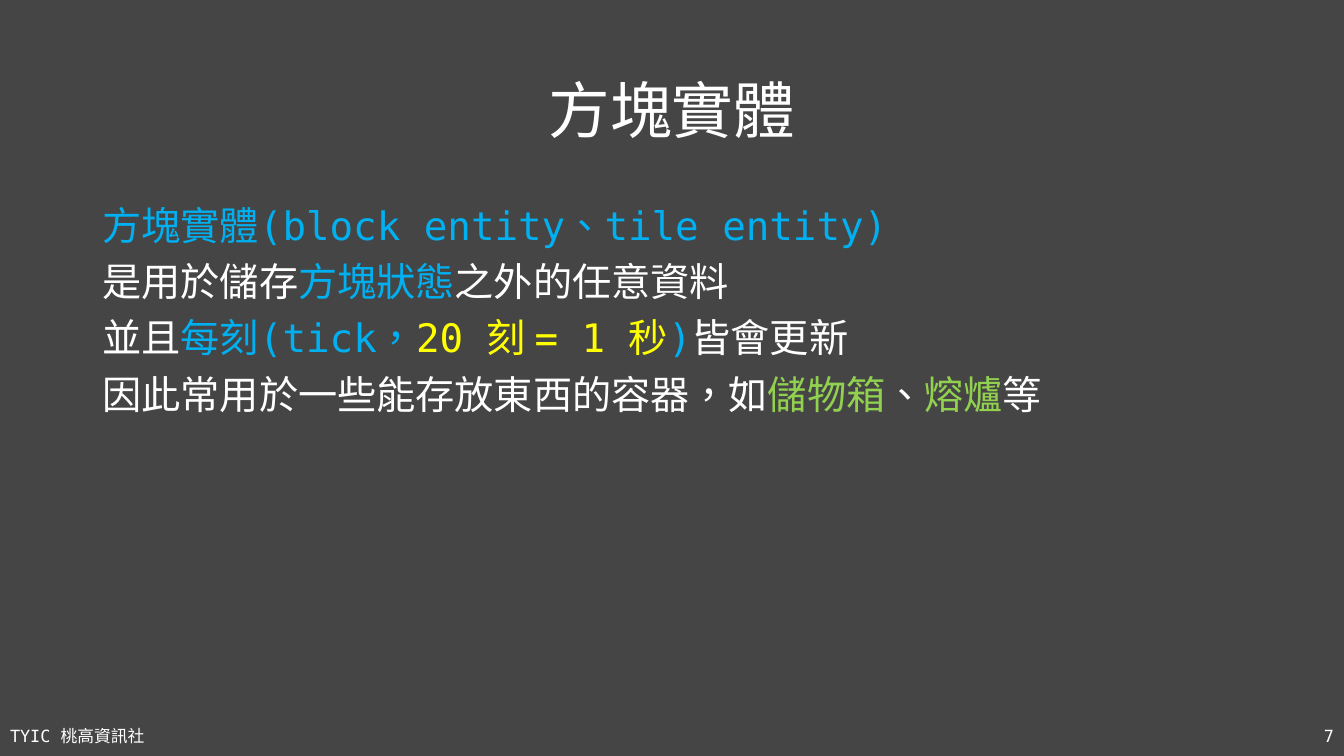
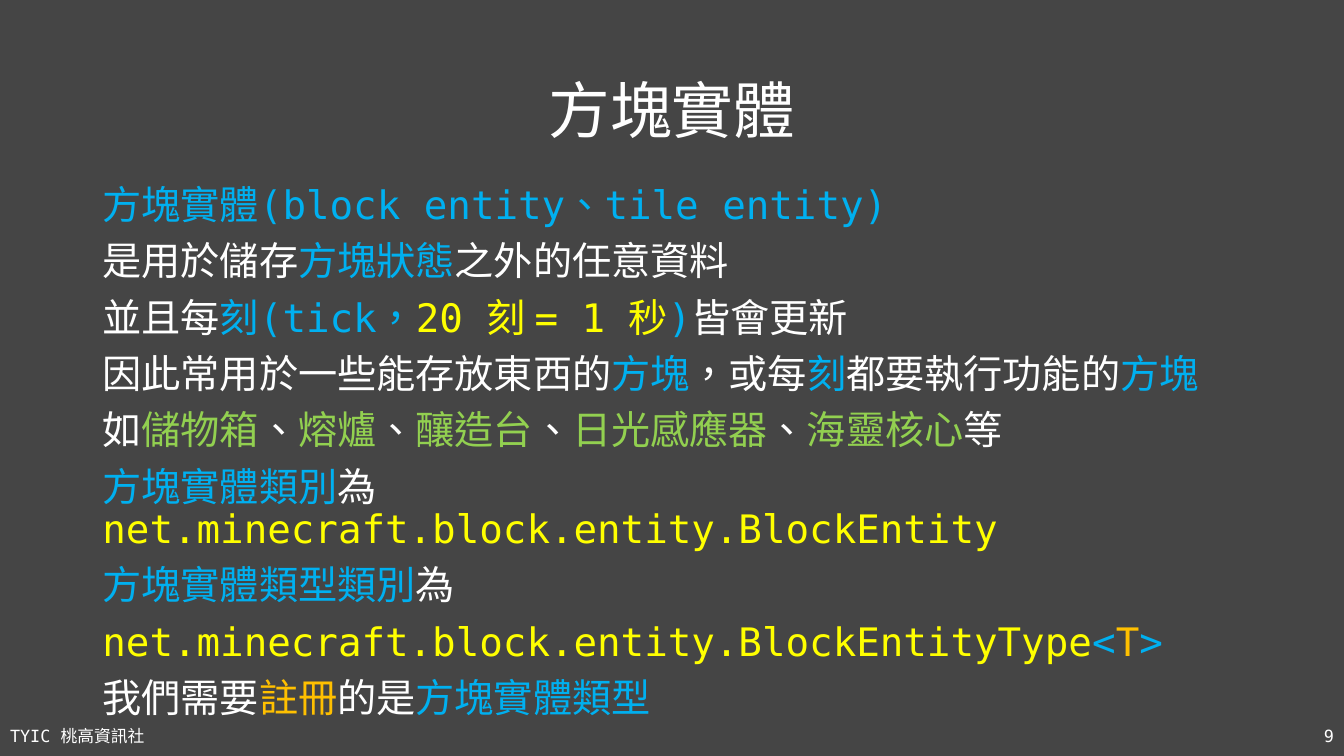
Before and after one commit to TYSHIC/slides, a slide deck: slide 9 of ppt/54_Java 專案：NBT.pptx (slide 7 before the commit). Drawn at 1344x756 pixels with LibreOffice and Linux fonts; fonts in the diff are those of the drawing. Boxes give left, top, right and bottom in pixels: in the first picture for what was removed or moved away, otherwise in the second. Text is boxed around its words. In the diff, an @@ line names an element or a change of style, - is before the commit and + after.

```diff
--- a/ppt/54_Java 專案：NBT.pptx
+++ b/ppt/54_Java 專案：NBT.pptx
@@ text "方塊實體(block entity、tile entity)": place and size @@
-text "方塊實體(block entity、tile entity)" at (102,207,1041,412)
+text "方塊實體(block entity、tile entity)" at (102,186,1198,716)
@@ text at (102,299,848,337): text colour #00B0F0 to #FFFFFF in "並且每刻(tick，20" @@
@@ text at (102,355,1198,716): text changed; text colour #FFFFFF to #FFFF00 @@
-因此常用於一些能存放東西的容器，如儲物箱、熔爐等
+因此常用於一些能存放東西的方塊，或每刻都要執行功能的方塊
+如儲物箱、熔爐、釀造台、日光感應器、海靈核心等
+方塊實體類別為 net.minecraft.block.entity.BlockEntity
+方塊實體類型類別為
+net.minecraft.block.entity.BlockEntityType<T>
+我們需要註冊的是方塊實體類型
@@ page number at (1324,729,1334,742): text changed @@
-7
+9
```
Also in this commit, not shown: 4 other slides changed, 3 slides added, 7 other files.
